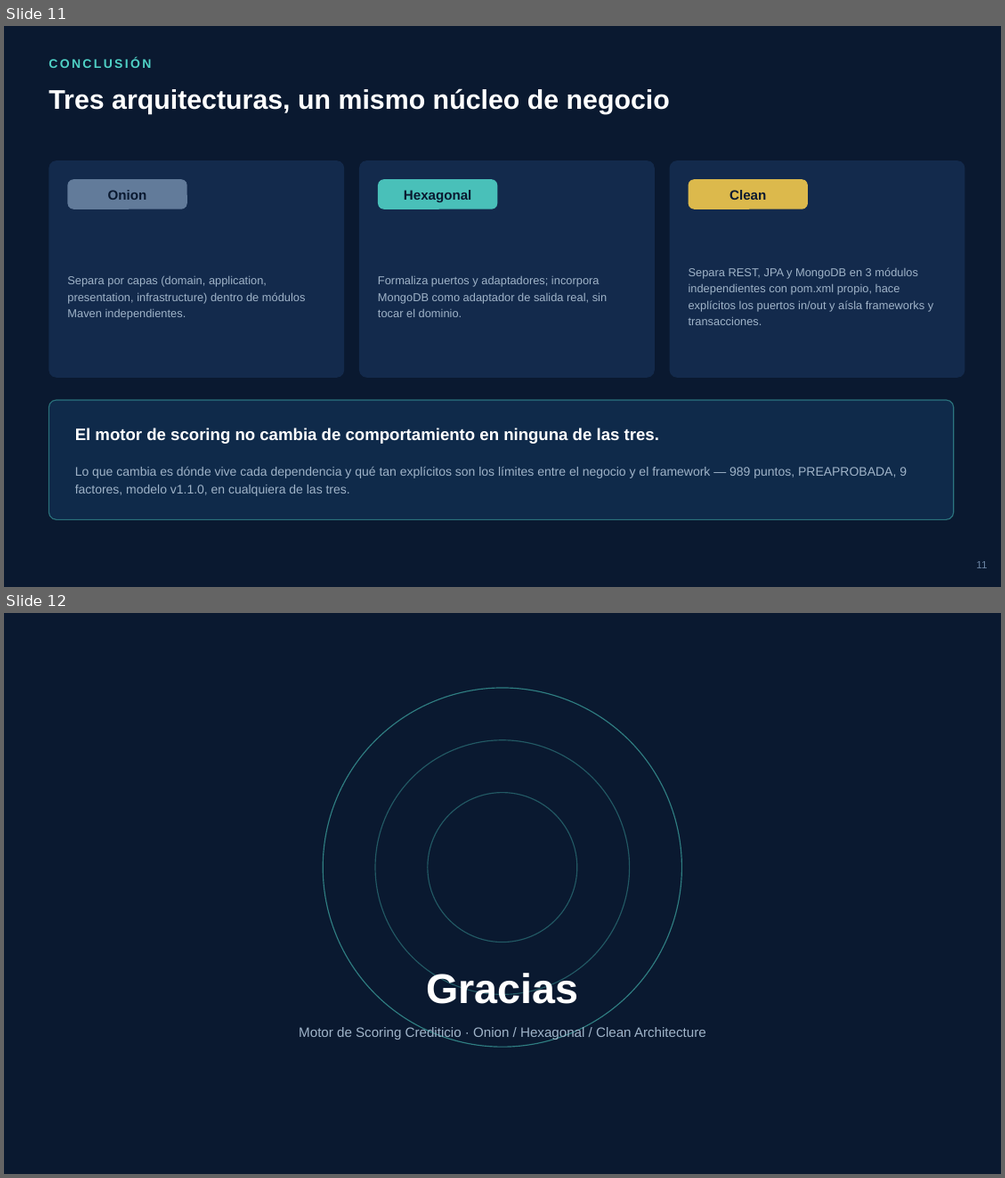
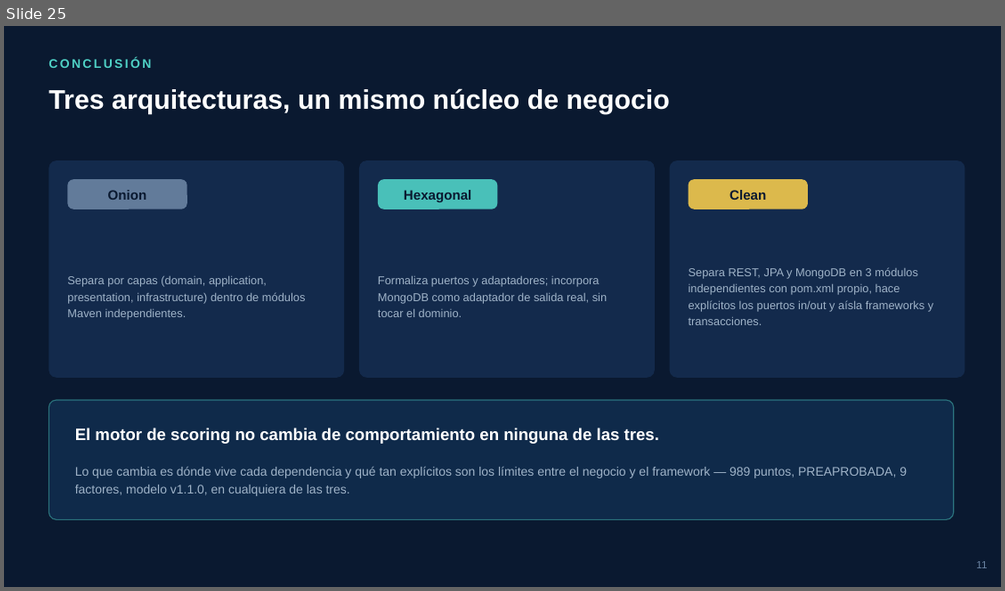
Before and after one commit to JoseJulca/CleanArquitecture, a slide deck: Motor_Scoring_Clean_Architecture.pptx. Shown one above the other, each under a label of ours: slides 11 and 12 before the commit, slide 25 after it. The pictures are 1005x1178 and 1005x591 pixels, drawn with LibreOffice and Linux fonts; fonts in the diff are those of the drawing. Boxes give left, top, right and bottom in pixels: in the first picture for what was removed or moved away, otherwise in the second. Text is boxed around its words. In the diff, an @@ line names an element or a change of style, - is before the commit and + after.

Commit message:
Arquitectura Clean => ppt actualizado

```diff
--- a/Motor_Scoring_Clean_Architecture.pptx
+++ b/Motor_Scoring_Clean_Architecture.pptx
@@ slide 12 removed at [4,613,1001,1174], background #0A1930 @@
@@ ellipse removed at [323,688,681,1046] @@
@@ ellipse removed at [375,740,629,995] @@
@@ ellipse removed at [428,793,577,942] @@
@@ text removed at [426,970,578,1004] @@
-Gracias
@@ text removed at [299,1026,706,1040] @@
-Motor de Scoring Crediticio · Onion / Hexagonal / Clean Architecture
@@ what was slide 11 is now slide 25 @@
```
Also in this commit, not shown: 1 slide changed, 14 slides added, 1 other file.
